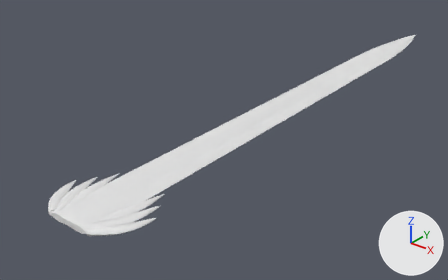
Before and after pictures for a commit that changed the glTF model godot/assets/waffen/modelle/schwertklinge/t5_3.glb.
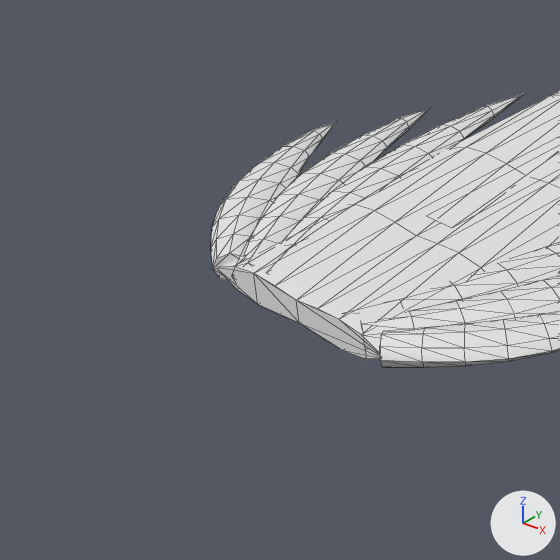
Old and new are each drawn whole from a 50 mm camera at (0.4, -0.166, 0.308) aimed at (-0.056, 0.404, -0.045) and again close up on the part from 0% to 29% of the width and 54% to 100% of the height. Every picture has the same lights, and +X, +Y and +Z are marked at lower right. The first two pictures are the older version. The close-ups show mesh edges as thin lines. Vertices at exactly the same position are counted once.

Objects in the first close-up: 'schwertklinge_t5_3'.
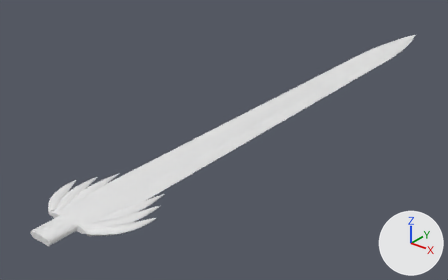
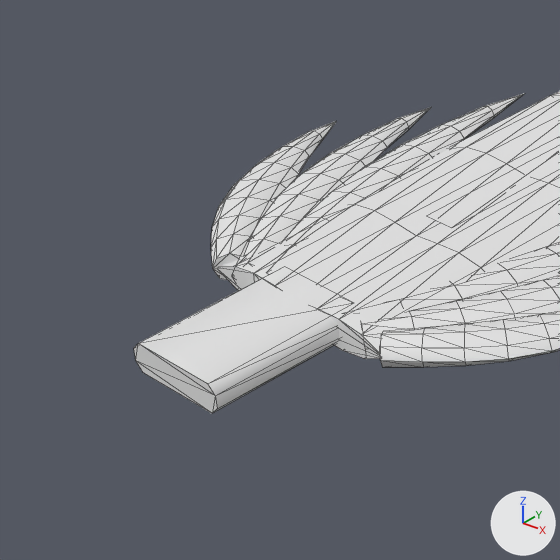
The change, as a diff of the scene's bpy script:
```diff
--- a/godot/assets/waffen/modelle/schwertklinge/t5_3.glb.py
+++ b/godot/assets/waffen/modelle/schwertklinge/t5_3.glb.py
@@ me_schwertklinge_t5_3 @@
 # used by ob_schwertklinge_t5_3; location = (0.0, 0.0, 0.0)
-me_schwertklinge_t5_3.from_pydata(...)  # 811 vertices, 1554 faces; spans x -0.056..0.056, y 0.111..0.872, z -0.004..0.004
+me_schwertklinge_t5_3.from_pydata(...)  # 827 vertices, 1582 faces; spans x -0.056..0.056, y 0.082..0.872, z -0.004..0.004
+# me_schwertklinge_t5_3 part 1: a new loose piece of 16 vertices spanning x -0.013..0.013, y 0.082..0.118, z -0.004..0.003, in mat_klinge (white #e7e7e7)
 me_schwertklinge_t5_3.materials.append(mat_klinge)
```

What differs and where, as boxes (x1, y1, x2, y2) in the close-ups (560 x 560 px):
'schwertklinge_t5_3', reshaped: before (211, 91, 560, 367); after (134, 91, 560, 413)
part 1 of me_schwertklinge_t5_3, added: after (134, 270, 346, 413)
